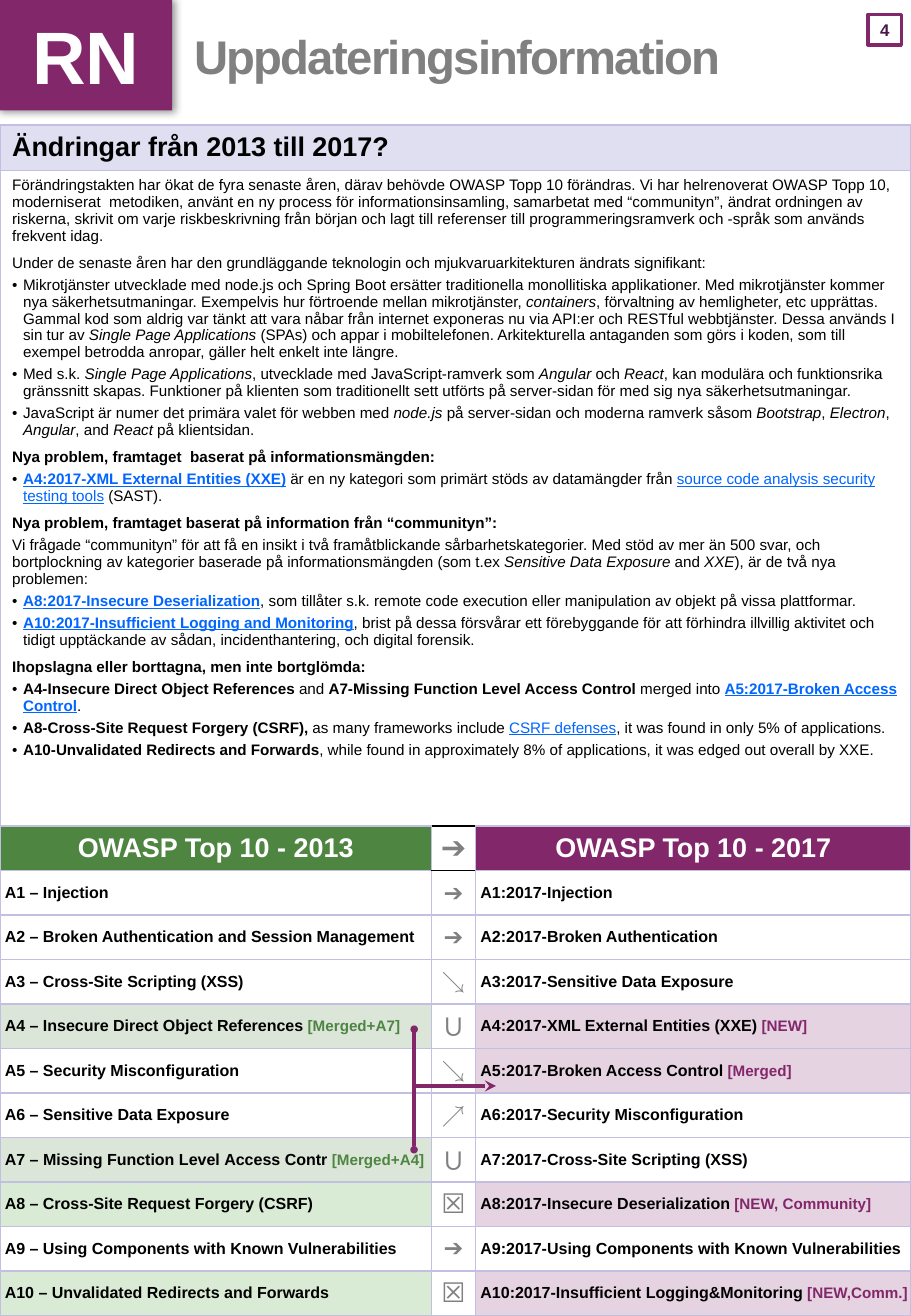
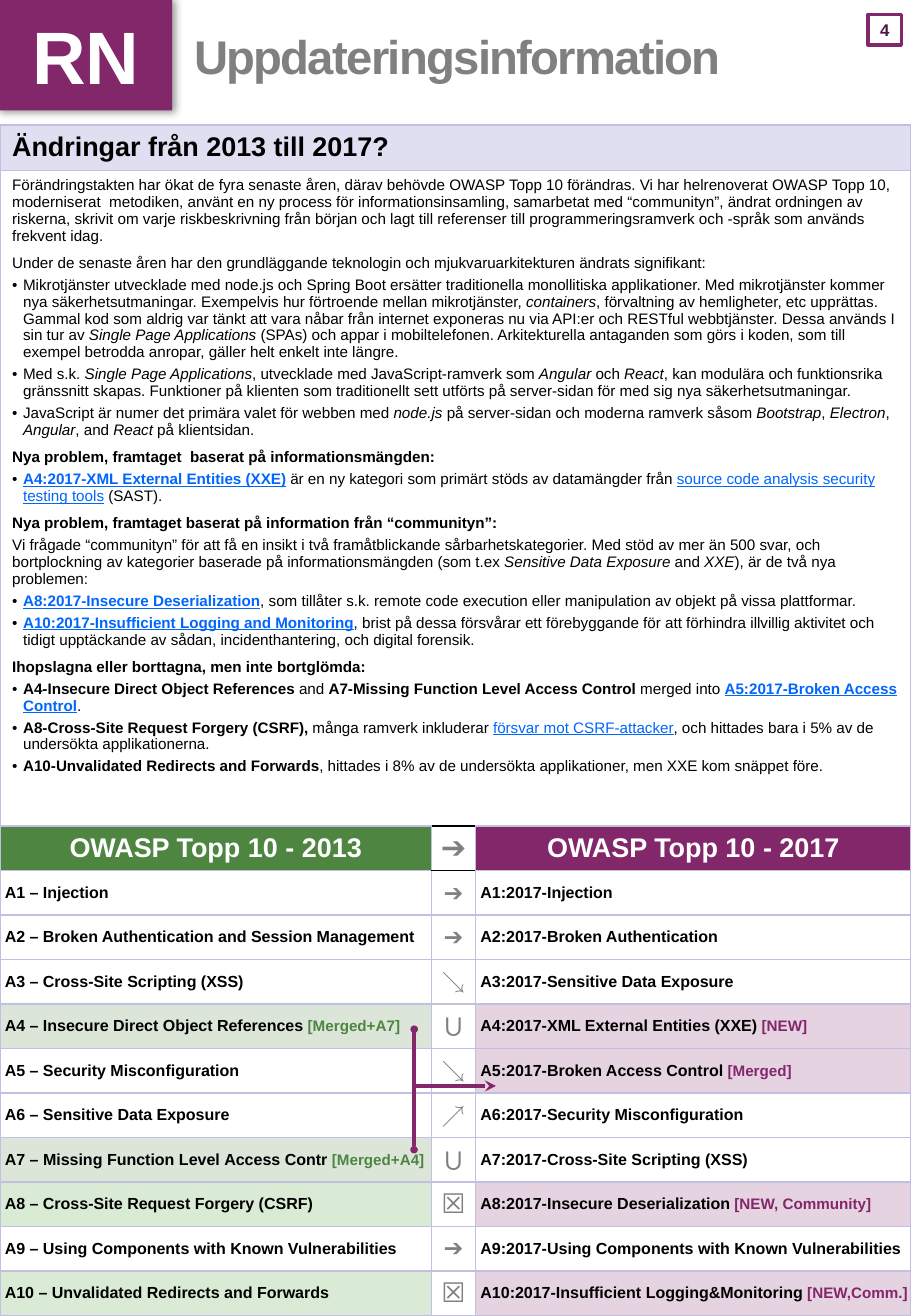
Before and after one commit to xl-sec/Top10, a slide deck: slide 5 of 2017/se/OWASP_Top10-2017_(se).pptx. Drawn at 911x1316 pixels with LibreOffice and Linux fonts; fonts in the diff are those of the drawing. Boxes give left, top, right and bottom in pixels: in the first picture for what was removed or moved away, otherwise in the second. Text is boxed around its words. In the diff, an @@ line names an element or a change of style, - is before the commit and + after.

```diff
--- a/2017/se/OWASP_Top10-2017_(se).pptx
+++ b/2017/se/OWASP_Top10-2017_(se).pptx
@@ table at [0,125,911,1316] @@
-row 2, column 1: Förändringstakten har ökat de fyra senaste åren, därav behövde OWASP Topp 10 förändras. Vi har helrenoverat OWASP Topp 10, moderniserat metodiken, använt en ny process för informationsinsamling, samarbetat med “communityn”, ändrat ordningen av riskerna, skrivit om varje riskbeskrivning från början och lagt till referenser till programmeringsramverk och -språk som används frekvent idag. / Under de senaste åren har den grundläggande teknologin och mjukvaruarkitekturen ändrats signifikant: / Mikrotjänster utvecklade med node.js och Spring Boot ersätter traditionella monollitiska applikationer. Med mikrotjänster kommer nya säkerhetsutmaningar. Exempelvis hur förtroende mellan mikrotjänster, containers, förvaltning av hemligheter, etc upprättas. Gammal kod som aldrig var tänkt att vara nåbar från internet exponeras nu via API:er och RESTful webbtjänster. Dessa används I sin tur av Single Page Applications (SPAs) och appar i mobiltelefonen. Arkitekturella antaganden som görs i koden, som till exempel betrodda anropar, gäller helt enkelt inte längre. / Med s.k. Single Page Applications, utvecklade med JavaScript-ramverk som Angular och React, kan modulära och funktionsrika gränssnitt skapas. Funktioner på klienten som traditionellt sett utförts på server-sidan för med sig nya säkerhetsutmaningar. / JavaScript är numer det primära valet för webben med node.js på server-sidan och moderna ramverk såsom Bootstrap, Electron, Angular, and React på klientsidan. / Nya problem, framtaget baserat på informationsmängden: / A4:2017-XML External Entities (XXE) är en ny kategori som primärt stöds av datamängder från source code analysis security testing tools (SAST). / Nya problem, framtaget baserat på information från “communityn”: / Vi frågade “communityn” för att få en insikt i två framåtblickande sårbarhetskategorier. Med stöd av mer än 500 svar, och bortplockning av kategorier baserade på informationsmängden (som t.ex Sensitive Data Exposure and XXE), är de två nya problemen: / A8:2017-Insecure Deserialization, som tillåter s.k. remote code execution eller manipulation av objekt på vissa plattformar. / A10:2017-Insufficient Logging and Monitoring, brist på dessa försvårar ett förebyggande för att förhindra illvillig aktivitet och tidigt upptäckande av sådan, incidenthantering, och digital forensik. / Ihopslagna eller borttagna, men inte bortglömda: / A4-Insecure Direct Object References and A7-Missing Function Level Access Control merged into A5:2017-Broken Access Control. / A8-Cross-Site Request Forgery (CSRF), as many frameworks include CSRF defenses, it was found in only 5% of applications. / A10-Unvalidated Redirects and Forwards, while found in approximately 8% of applications, it was edged out overall by XXE.
+row 2, column 1: Förändringstakten har ökat de fyra senaste åren, därav behövde OWASP Topp 10 förändras. Vi har helrenoverat OWASP Topp 10, moderniserat metodiken, använt en ny process för informationsinsamling, samarbetat med “communityn”, ändrat ordningen av riskerna, skrivit om varje riskbeskrivning från början och lagt till referenser till programmeringsramverk och -språk som används frekvent idag. / Under de senaste åren har den grundläggande teknologin och mjukvaruarkitekturen ändrats signifikant: / Mikrotjänster utvecklade med node.js och Spring Boot ersätter traditionella monollitiska applikationer. Med mikrotjänster kommer nya säkerhetsutmaningar. Exempelvis hur förtroende mellan mikrotjänster, containers, förvaltning av hemligheter, etc upprättas. Gammal kod som aldrig var tänkt att vara nåbar från internet exponeras nu via API:er och RESTful webbtjänster. Dessa används I sin tur av Single Page Applications (SPAs) och appar i mobiltelefonen. Arkitekturella antaganden som görs i koden, som till exempel betrodda anropar, gäller helt enkelt inte längre. / Med s.k. Single Page Applications, utvecklade med JavaScript-ramverk som Angular och React, kan modulära och funktionsrika gränssnitt skapas. Funktioner på klienten som traditionellt sett utförts på server-sidan för med sig nya säkerhetsutmaningar. / JavaScript är numer det primära valet för webben med node.js på server-sidan och moderna ramverk såsom Bootstrap, Electron, Angular, and React på klientsidan. / Nya problem, framtaget baserat på informationsmängden: / A4:2017-XML External Entities (XXE) är en ny kategori som primärt stöds av datamängder från source code analysis security testing tools (SAST). / Nya problem, framtaget baserat på information från “communityn”: / Vi frågade “communityn” för att få en insikt i två framåtblickande sårbarhetskategorier. Med stöd av mer än 500 svar, och bortplockning av kategorier baserade på informationsmängden (som t.ex Sensitive Data Exposure and XXE), är de två nya problemen: / A8:2017-Insecure Deserialization, som tillåter s.k. remote code execution eller manipulation av objekt på vissa plattformar. / A10:2017-Insufficient Logging and Monitoring, brist på dessa försvårar ett förebyggande för att förhindra illvillig aktivitet och tidigt upptäckande av sådan, incidenthantering, och digital forensik. / Ihopslagna eller borttagna, men inte bortglömda: / A4-Insecure Direct Object References and A7-Missing Function Level Access Control merged into A5:2017-Broken Access Control. / A8-Cross-Site Request Forgery (CSRF), många ramverk inkluderar försvar mot CSRF-attacker, och hittades bara i 5% av de undersökta applikationerna. / A10-Unvalidated Redirects and Forwards, hittades i 8% av de undersökta applikationer, men XXE kom snäppet före.
@@ table at [0,826,911,1315] @@
-row 1, column 1: OWASP Top 10 - 2013
+row 1, column 1: OWASP Topp 10 - 2013
-row 1, column 3: OWASP Top 10 - 2017
+row 1, column 3: OWASP Topp 10 - 2017
```
Also in this commit, not shown: 2 other slides changed.
